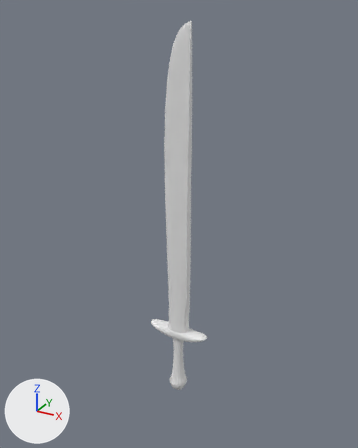
One commit to the Blender file ToL_Testing/Assets/Models/Weapons/great-sword-01.blend: the scene before it, then after it.
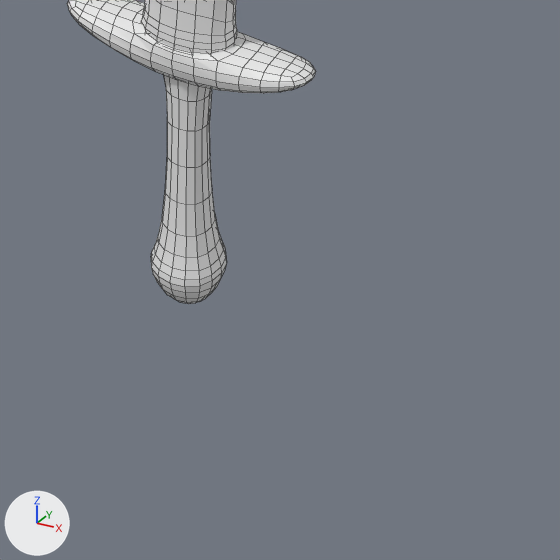
Old and new are each drawn whole from a camera (50 mm lens) standing at (0.746, -1.344, 1.227) and looking at (-0.018, 0.044, 0.533) and again close up on the part from 38% to 73% of the width and 72% to 100% of the height. Every picture has the same lights, and +X, +Y and +Z are marked at lower left. The close-ups show mesh edges as thin lines.
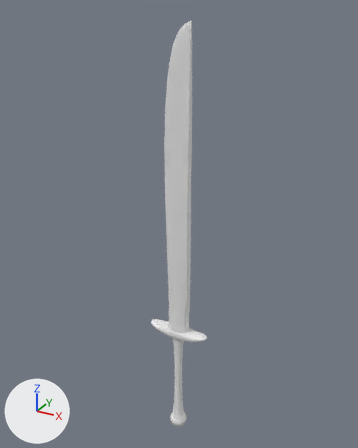
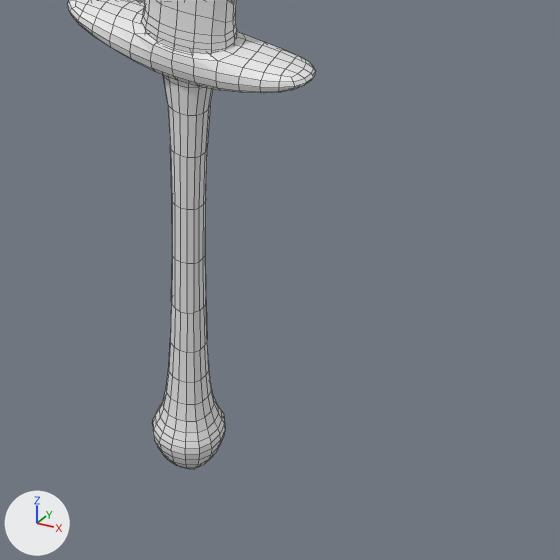
Where the newer file only moved an object's origin or applied its transform, the numbers keep the older frame.

The change, as a list of edits to the scene's bpy script:
```text
Change me_cube_001:
    used by ob_cube; location = (0.0, 0.0, 0.0)
    remove me_cube_001.from_pydata(...)  # 56 vertices, 52 faces; spans x -0.12..0.127, y -0.043..0.043, z -0.156..1.203
    add me_cube_001.from_pydata(...)  # 60 vertices, 56 faces; spans x -0.12..0.127, y -0.043..0.043, z -0.349..1.203
    me_cube_001 part 1
    4 faces are deleted
    4 vertices in x -0.017..0.024, y -0.021..0.021, z -0.156 move by (0.0, 0.0, -0.193)
    8 vertices move from x -0.04..0.047, y -0.043..0.043, z -0.103..-0.097 to x -0.02..0.027, y -0.023..0.023, z -0.291..-0.19
    4 vertices are added at (-0.04, 0.043, -0.297), (-0.04, -0.043, -0.297), (0.047, 0.043, -0.297), (0.047, -0.043, -0.297)
    8 new faces join them
```

What differs and where, as boxes (x1, y1, x2, y2) in the close-ups (560 x 560 px):
'Cube', reshaped
    before: (67, 0, 316, 304)
    after: (67, 0, 316, 469)
part 1 of me_cube_001, built on
    before: (152, 90, 226, 304)
    after: (153, 103, 225, 469)
